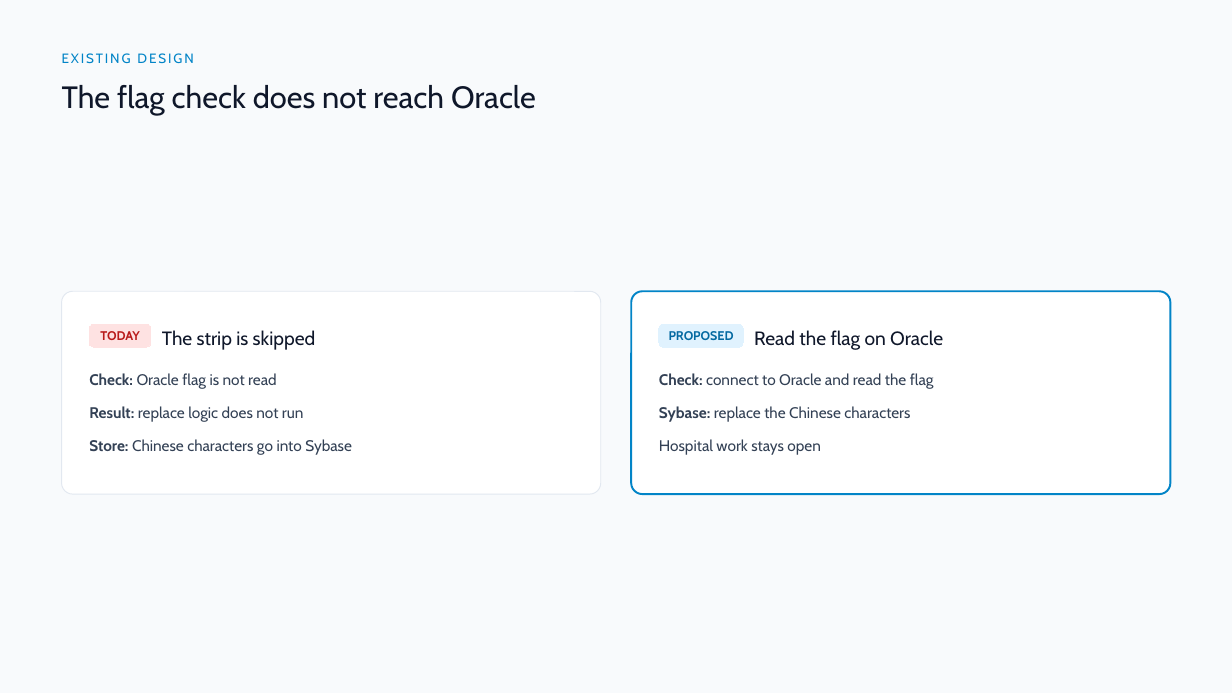
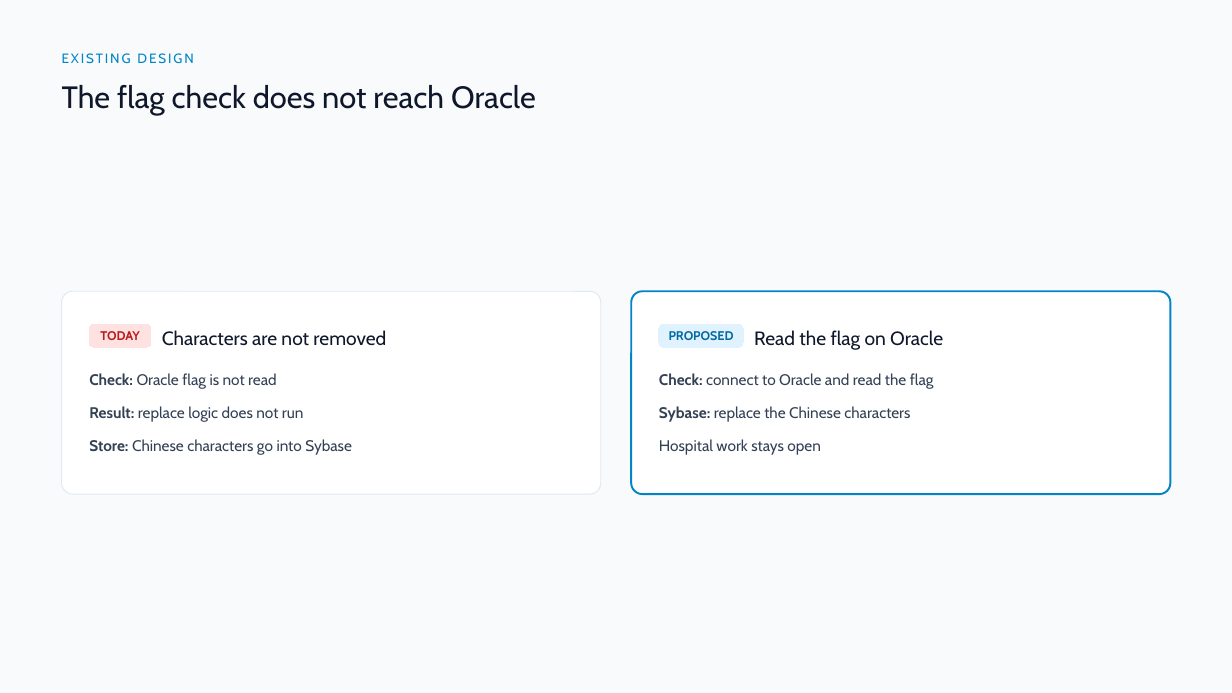
Before and after one commit to DragonChong/HA-Notes, a slide deck: slide 4 of SDLC/Projects/TMP-oracle-route-lookup — Oracle route lookup/assets/Oracle route lookup.pptx. Drawn at 1232x693 pixels with LibreOffice and Linux fonts; fonts in the diff are those of the drawing. Boxes give left, top, right and bottom in pixels: in the first picture for what was removed or moved away, otherwise in the second. Text is boxed around its words. In the diff, an @@ line names an element or a change of style, - is before the commit and + after.

```diff
--- a/SDLC/Projects/TMP-oracle-route-lookup — Oracle route lookup/assets/Oracle route lookup.pptx
+++ b/SDLC/Projects/TMP-oracle-route-lookup — Oracle route lookup/assets/Oracle route lookup.pptx
@@ text at box(162, 330, 386, 346): text changed @@
-The strip is skipped
+Characters are not removed
```
Also in this commit, not shown: 4 other slides changed, 4 other files.
